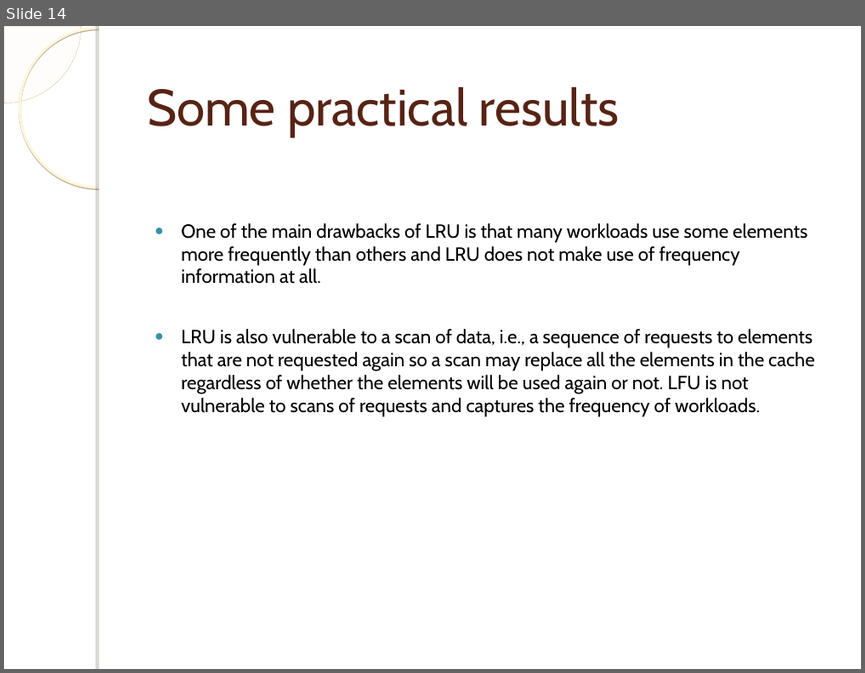
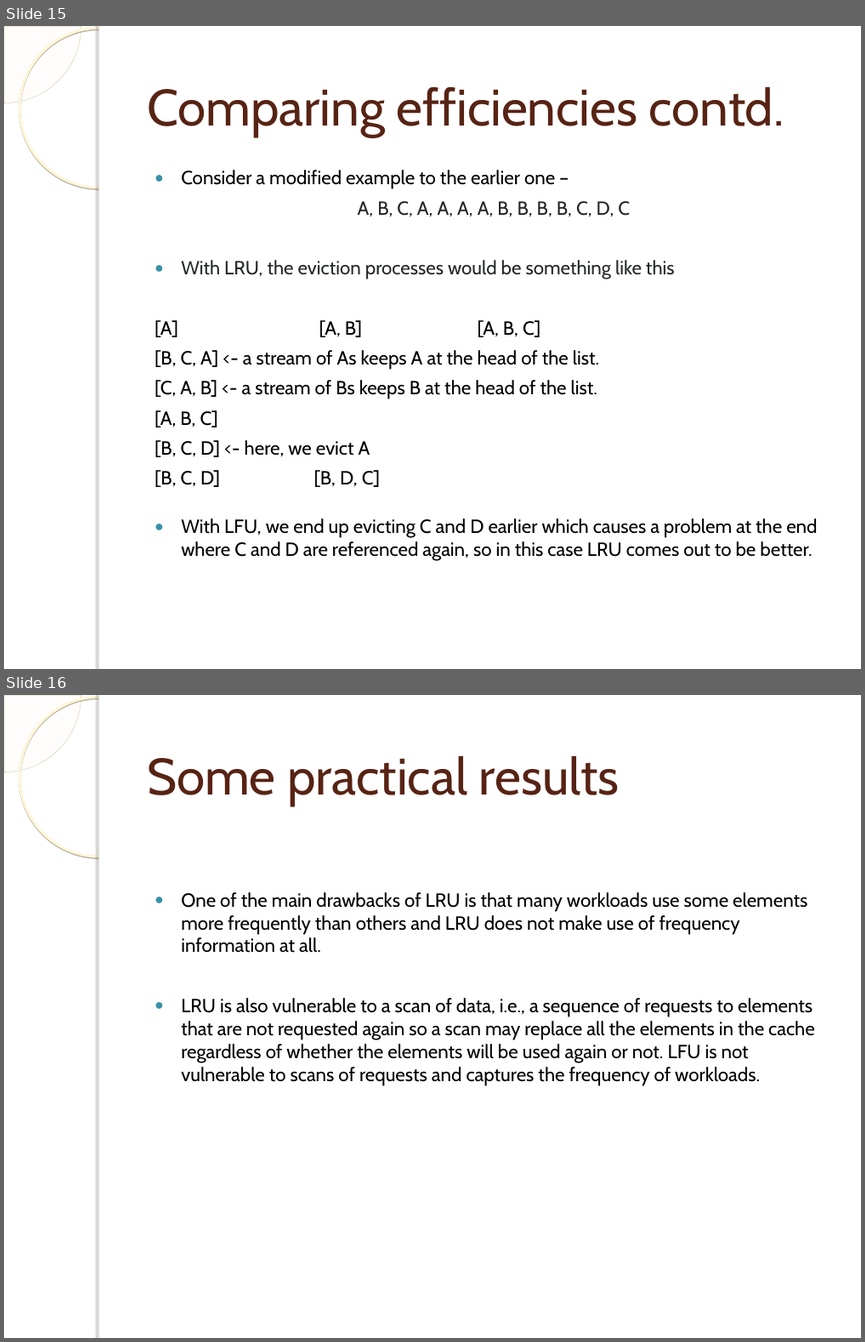
Before and after one commit to avraghav07/cache-replacement-algos, a slide deck: Presentation.ppt. Shown one above the other, each under a label of ours: slide 14 before the commit, slides 15 and 16 after it. The pictures are 865x673 and 865x1342 pixels, drawn with LibreOffice and Linux fonts; fonts in the diff are those of the drawing; background and template pictures are left out. Boxes give left, top, right and bottom in pixels: in the first picture for what was removed or moved away, otherwise in the second. Text is boxed around its words. In the diff, an @@ line names an element or a change of style, - is before the commit and + after.

```diff
--- a/Presentation.ppt
+++ b/Presentation.ppt
@@ slide 15 added at [4, 26, 861, 669], background picture (left out); not listed: 4 template elements that a slide beside it also shows @@
@@ title added at [147, 87, 784, 136], 43 pt, text #572314 @@
+Comparing efficiencies contd.
@@ text added at [154, 170, 817, 561], 16 pt, text #000000 @@
+● Consider a modified example to the earlier one –
+A, B, C, A, A, A, A, B, B, B, B, C, D, C
+● With LRU, the eviction processes would be something like this
+[A] [A, B] [A, B, C]
+[B, C, A] <- a stream of As keeps A at the head of the list.
+[C, A, B] <- a stream of Bs keeps B at the head of the list.
+[A, B, C]
+[B, C, D] <- here, we evict A
+[B, C, D] [B, D, C]
+● With LFU, we end up evicting C and D earlier which causes a problem at the end where C and D are referenced again, so in this case LRU comes out to be better.
@@ what was slide 14 is now slide 16 @@
```
Also in this commit, not shown: 4 slides changed, 1 other slide added, 1 other file.
